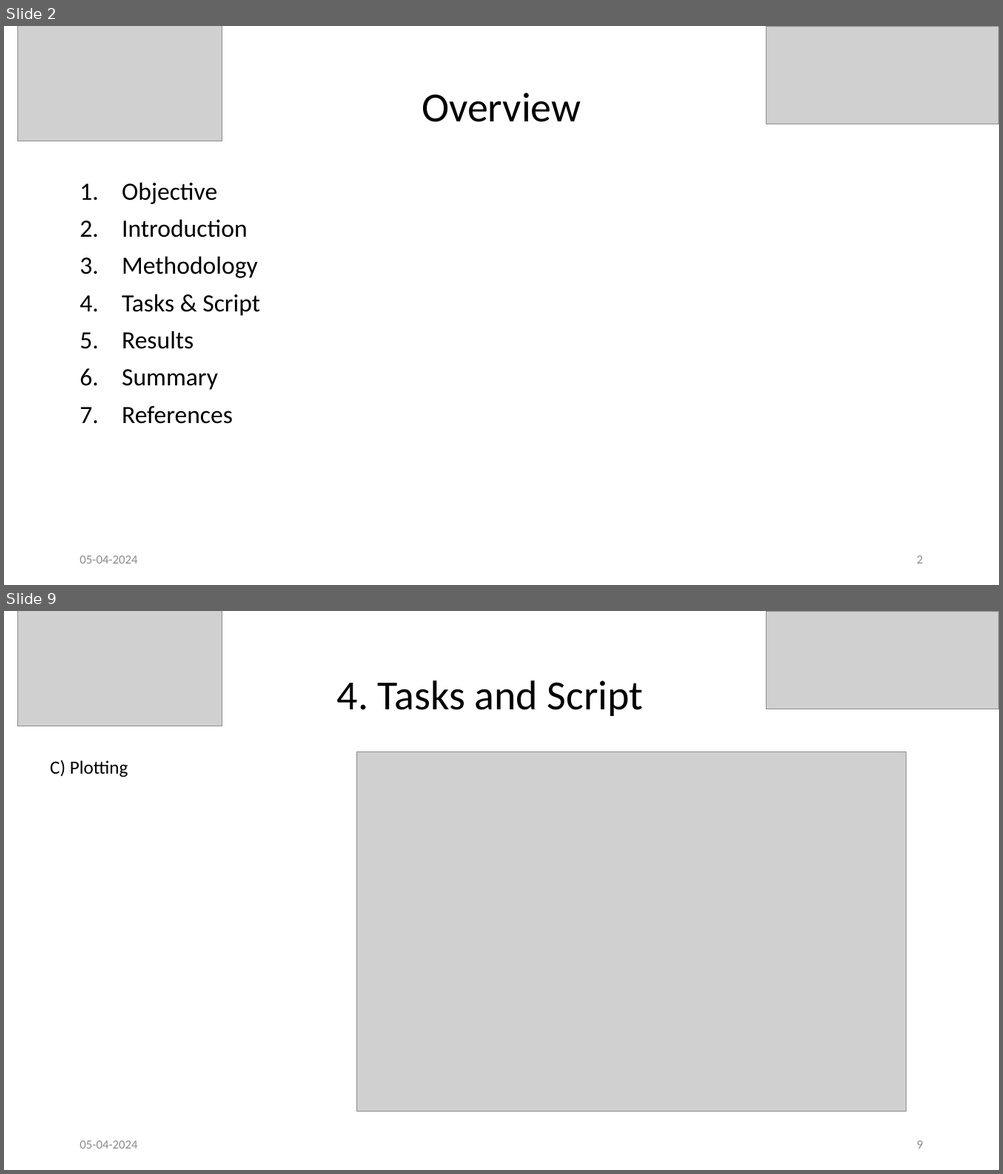
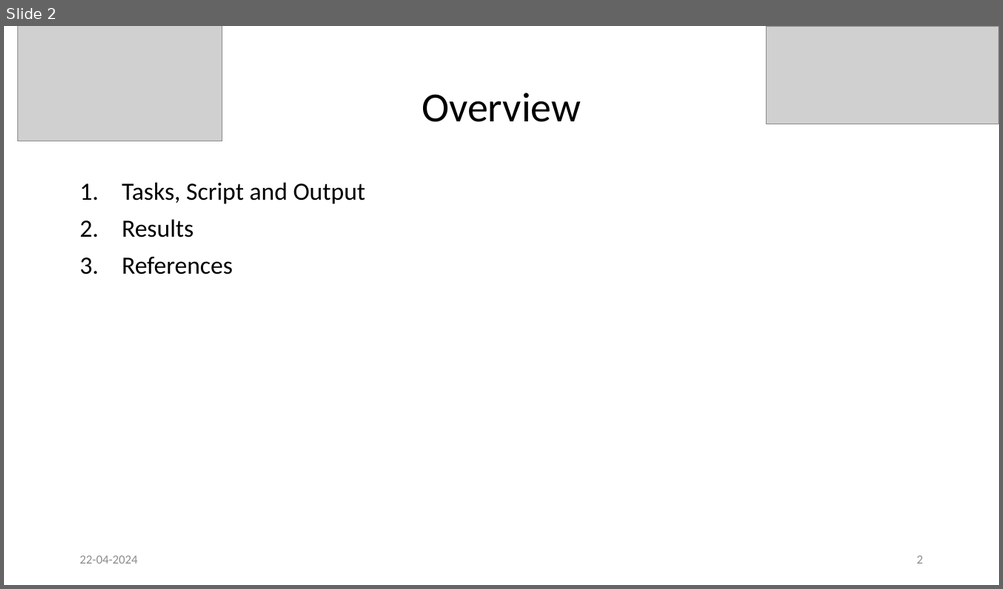
Before and after one commit to KSoni1505/Blade-Design-According-to-Betz-for-the-NREL-5MW-Wind-Turbine, a slide deck: Exercise_01_Aerodynamic .pptx. Shown one above the other, each under a label of ours: slides 2 and 9 before the commit, slide 2 after it; the slides between them are not shown. The pictures are 1003x1174 and 1003x589 pixels, drawn with LibreOffice and Linux fonts; fonts in the diff are those of the drawing; grey boxes stand for pictures. Boxes give left, top, right and bottom in pixels: in the first picture for what was removed or moved away, otherwise in the second. Text is boxed around its words. In the diff, an @@ line names an element or a change of style, - is before the commit and + after.

```diff
--- a/Exercise_01_Aerodynamic .pptx
+++ b/Exercise_01_Aerodynamic .pptx
@@ slide 9 removed at bbox=[4, 611, 999, 1170], background #FFFFFF @@
@@ picture removed at bbox=[17, 611, 222, 726] @@
@@ picture removed at bbox=[765, 611, 999, 709] @@
@@ title removed at bbox=[337, 681, 643, 716] @@
-4. Tasks and Script
@@ text removed at bbox=[50, 760, 128, 777] @@
-C) Plotting
@@ picture removed at bbox=[356, 752, 906, 1112] @@
@@ text removed at bbox=[79, 1141, 137, 1149] @@
-05-04-2024
@@ page number removed at bbox=[916, 1141, 922, 1149] @@
-9
@@ slide 2 changed as well @@
@@ text at bbox=[122, 182, 366, 204]: text changed @@
-1. Objective
-2. Introduction
-3. Methodology
-4. Tasks & Script
+1. Tasks, Script and Output
@@ text at bbox=[122, 369, 218, 390]: paragraph removed @@
-6. Summary
@@ text at bbox=[79, 556, 137, 564]: text changed @@
-05-04-2024
+22-04-2024
```
Also in this commit, not shown: 6 other slides changed, 6 slides added, 3 other slides removed, 13 other files.
